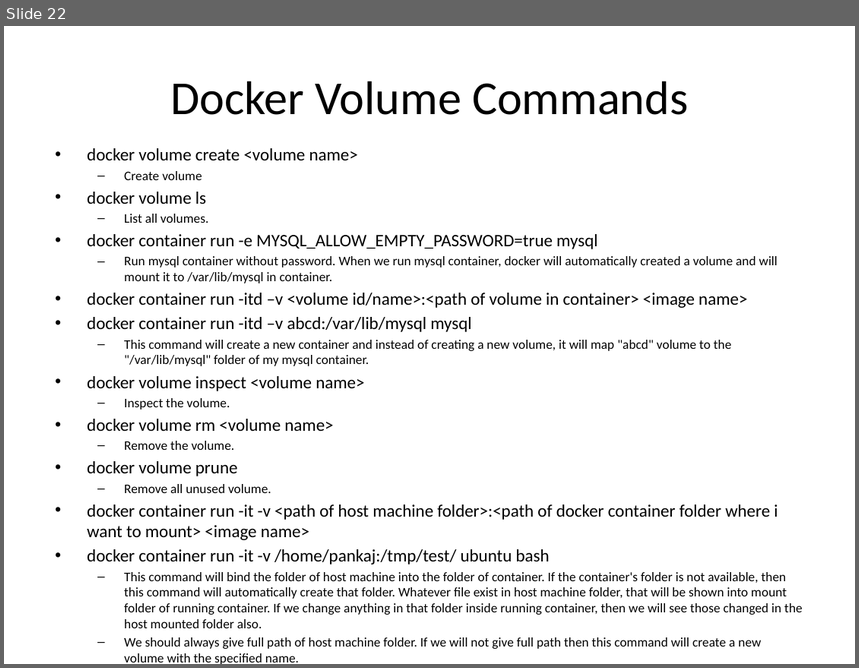
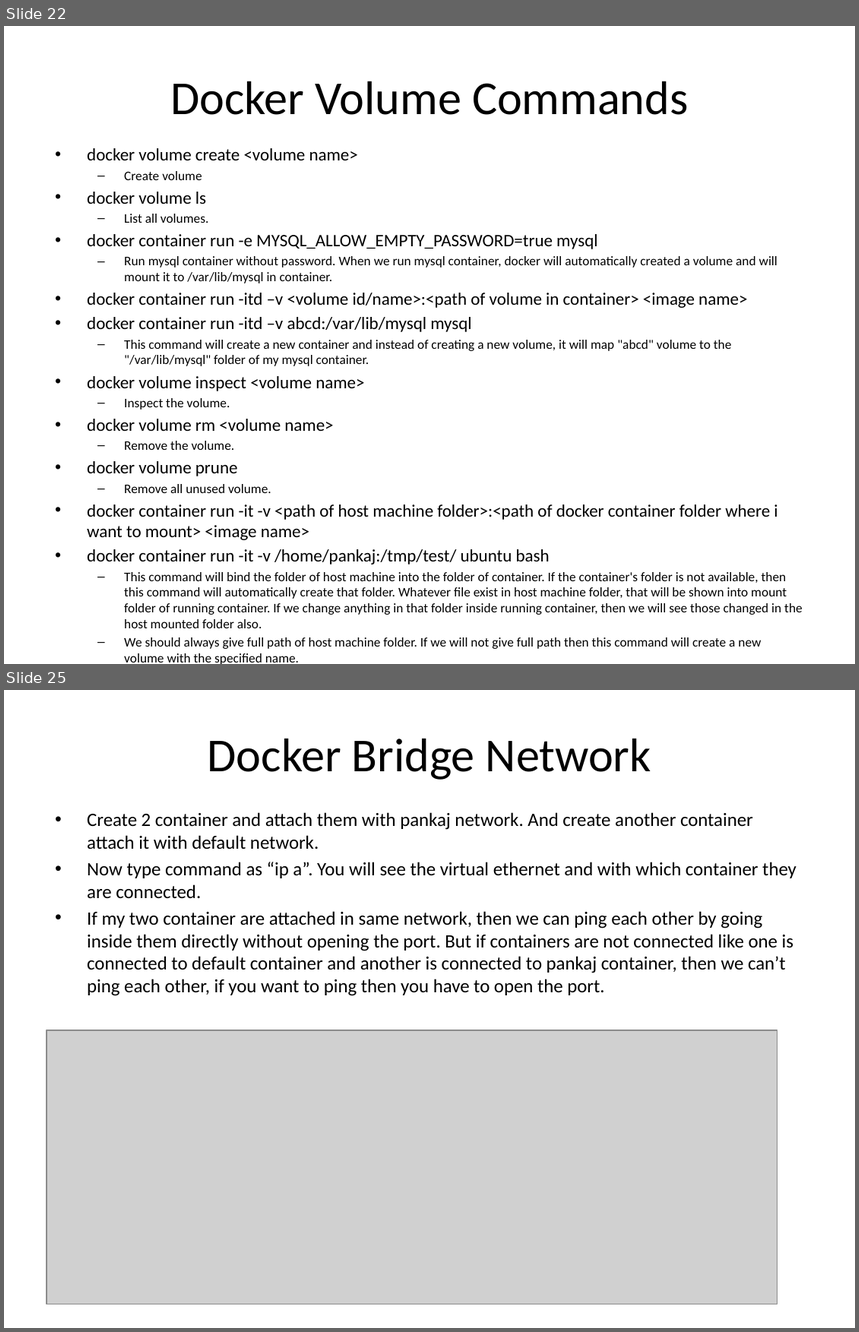
Before and after one commit to guptapankaj831/first, a slide deck: Docker Presentation.pptx. Shown one above the other, each under a label of ours: slide 22 before the commit, slides 22 and 25 after it; the slides between them are not shown. The pictures are 859x668 and 859x1332 pixels, drawn with LibreOffice and Linux fonts; fonts in the diff are those of the drawing; grey boxes stand for pictures. Boxes give left, top, right and bottom in pixels: in the first picture for what was removed or moved away, otherwise in the second. Text is boxed around its words. In the diff, an @@ line names an element or a change of style, - is before the commit and + after.

Commit message:
Docker

```diff
--- a/Docker Presentation.pptx
+++ b/Docker Presentation.pptx
@@ slide 25 added at (x1=4, y1=690, x2=855, y2=1328), background #FFFFFF @@
@@ title added at (x1=208, y1=738, x2=652, y2=780), 40 pt, text #000000 @@
+Docker Bridge Network
@@ text added at (x1=87, y1=812, x2=797, y2=996), 16 pt, text #000000 @@
+• Create 2 container and attach them with pankaj network. And create another container attach it with default network.
+• Now type command as “ip a”. You will see the virtual ethernet and with which container they are connected.
+• If my two container are attached in same network, then we can ping each other by going inside them directly without opening the port. But if containers are not connected like one is connected to default container and another is connected to pankaj container, then we can’t ping each other, if you want to ping then you have to open the port.
@@ picture added at (x1=47, y1=1030, x2=777, y2=1305) @@
```
Also in this commit, not shown: 13 other slides added, 4 other files.
